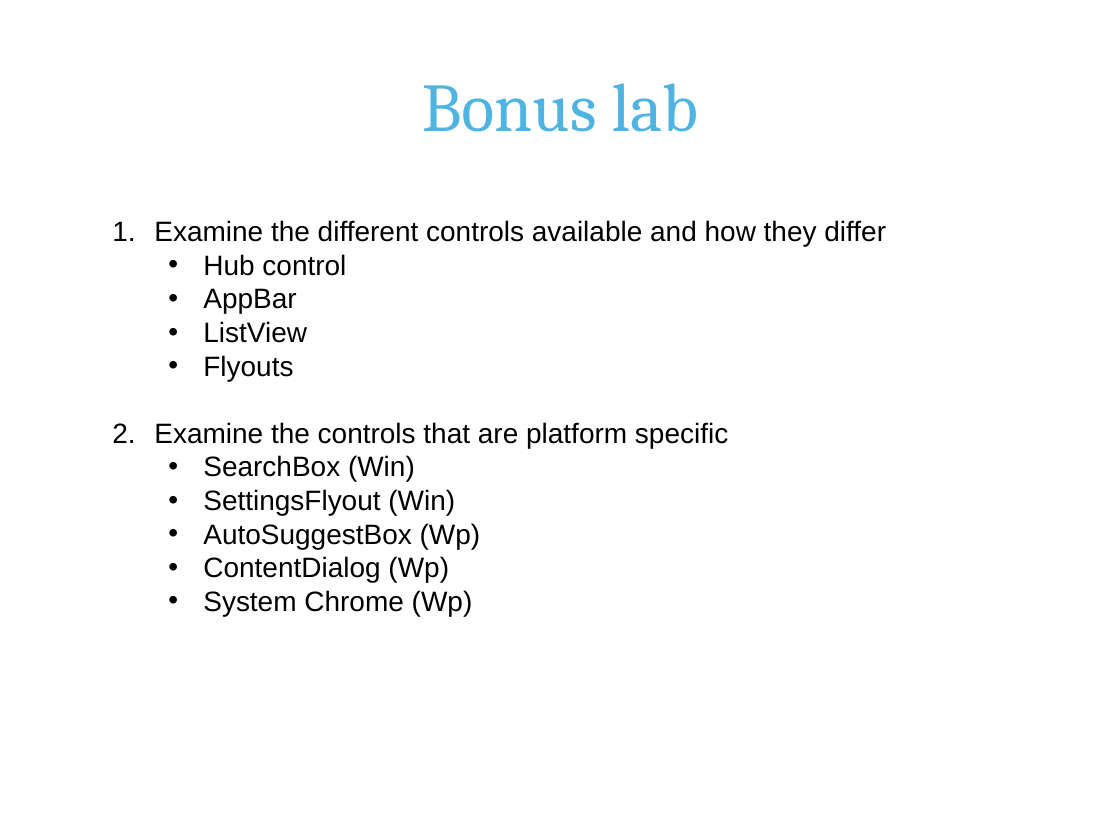
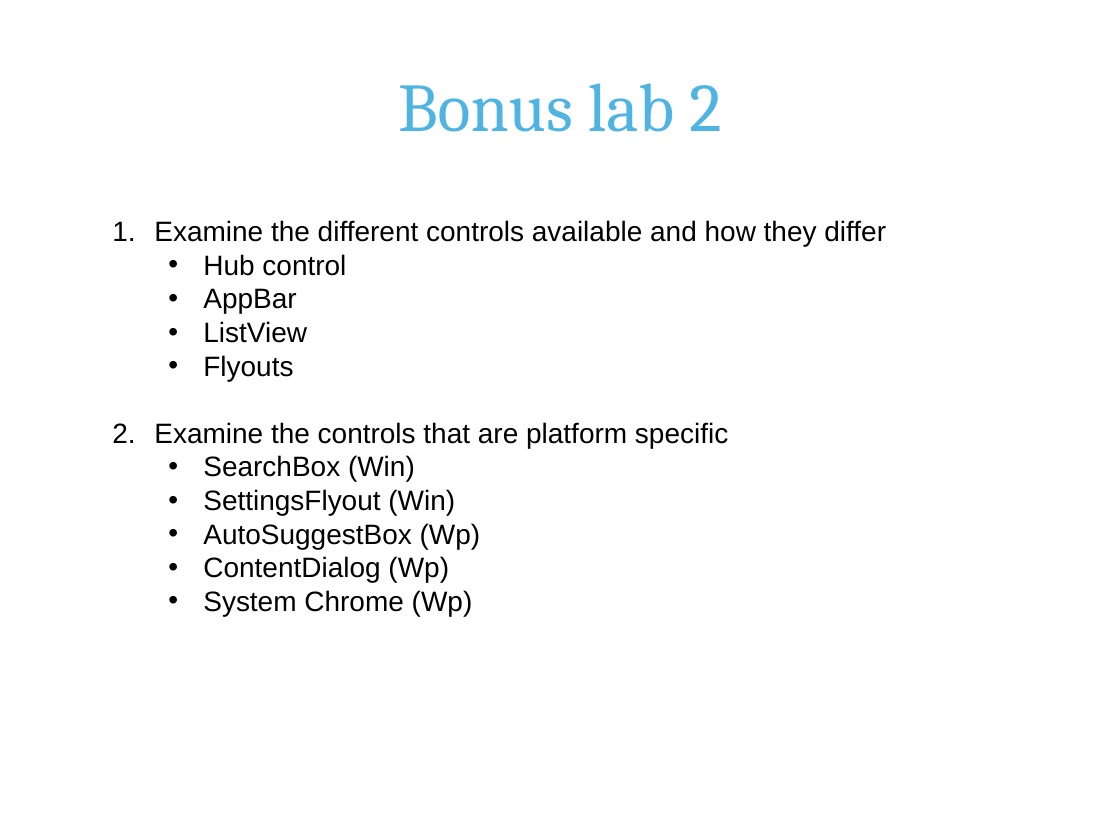
Before and after one commit to alexanderpersson/lab-universalcomponent, a slide deck: slide 12 of Presentation.pptx (slide 10 before the commit). Drawn at 1120x840 pixels with LibreOffice and Linux fonts; fonts in the diff are those of the drawing; background and template pictures are left out. Boxes give left, top, right and bottom in pixels: in the first picture for what was removed or moved away, otherwise in the second. Text is boxed around its words. In the diff, an @@ line names an element or a change of style, - is before the commit and + after.

Commit message:
updated presentation

```diff
--- a/Presentation.pptx
+++ b/Presentation.pptx
@@ title at bbox=[398, 83, 721, 132]: text changed @@
-Bonus lab
+Bonus lab 2
```
Also in this commit, not shown: 2 slides added.
